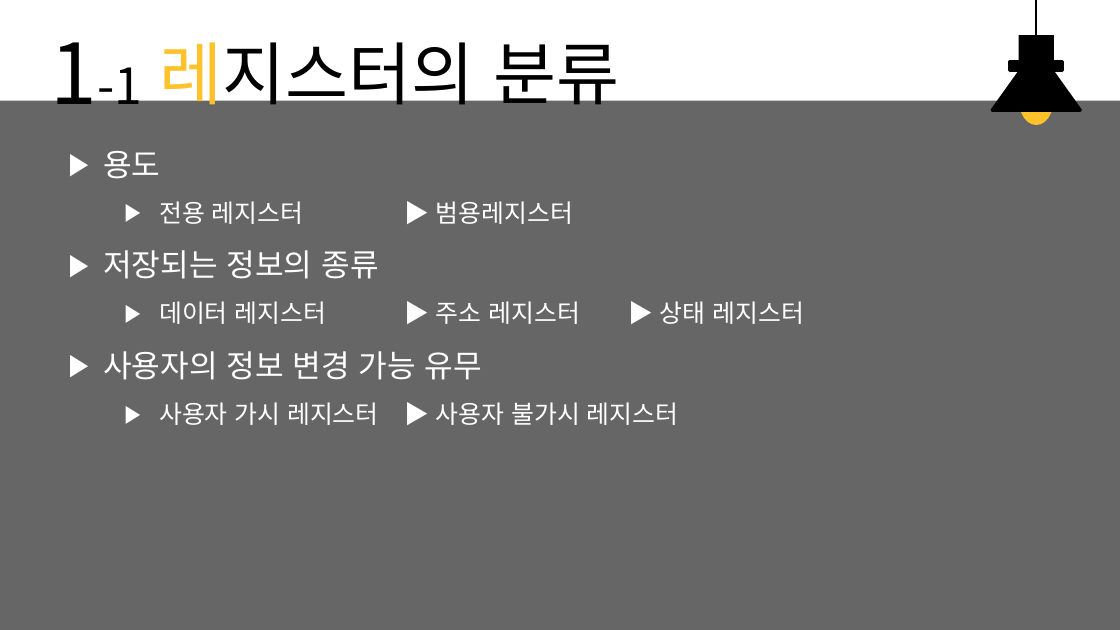
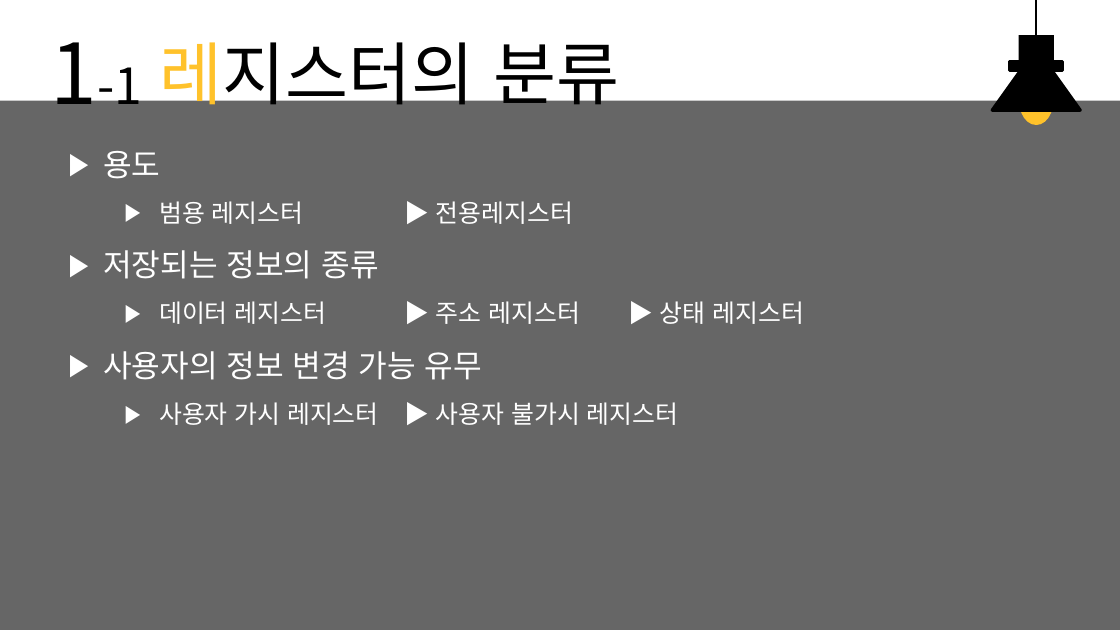
Before and after one commit to rodamin/Afron_repository, a slide deck: slide 4 of 안소현/보고서/포인터레지스터.pptx. Drawn at 1120x630 pixels with LibreOffice and Linux fonts; fonts in the diff are those of the drawing. Boxes give left, top, right and bottom in pixels: in the first picture for what was removed or moved away, otherwise in the second. Text is boxed around its words. In the diff, an @@ line names an element or a change of style, - is before the commit and + after.

```diff
--- a/안소현/보고서/포인터레지스터.pptx
+++ b/안소현/보고서/포인터레지스터.pptx
@@ text at [159,201,573,224]: text changed @@
-  ▶ 전용 레지스터 ▶ 범용레지스터
+  ▶ 범용 레지스터 ▶ 전용레지스터
```
Also in this commit, not shown: 1 other file.
